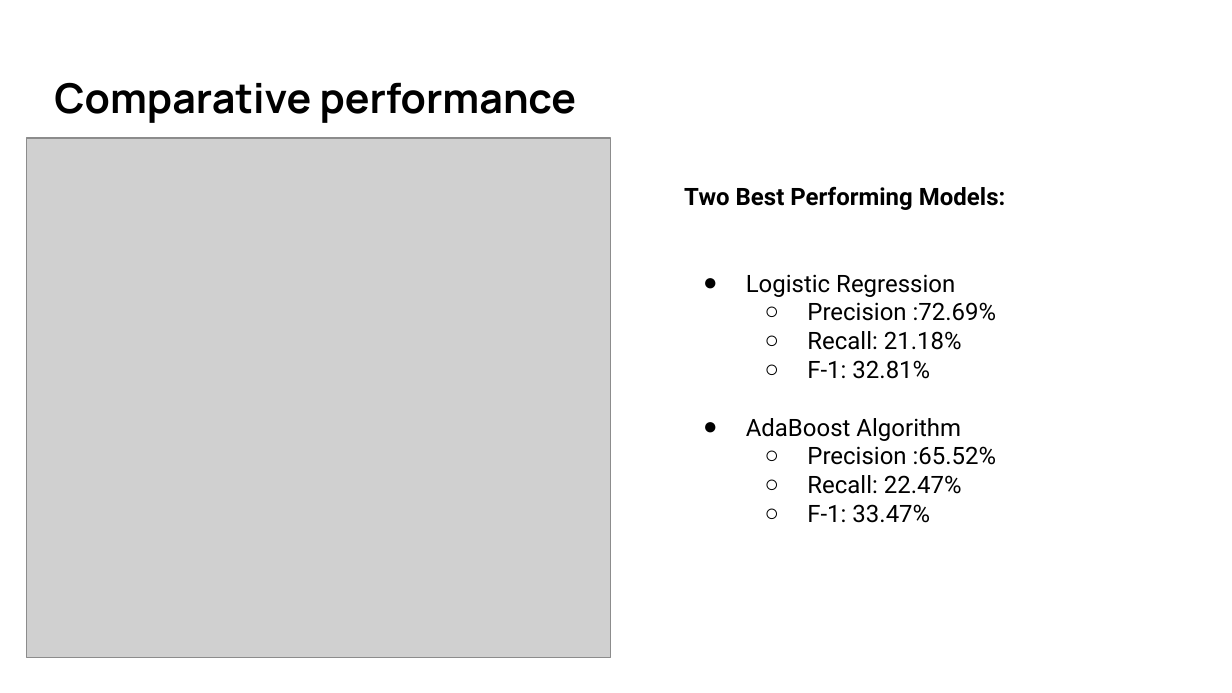
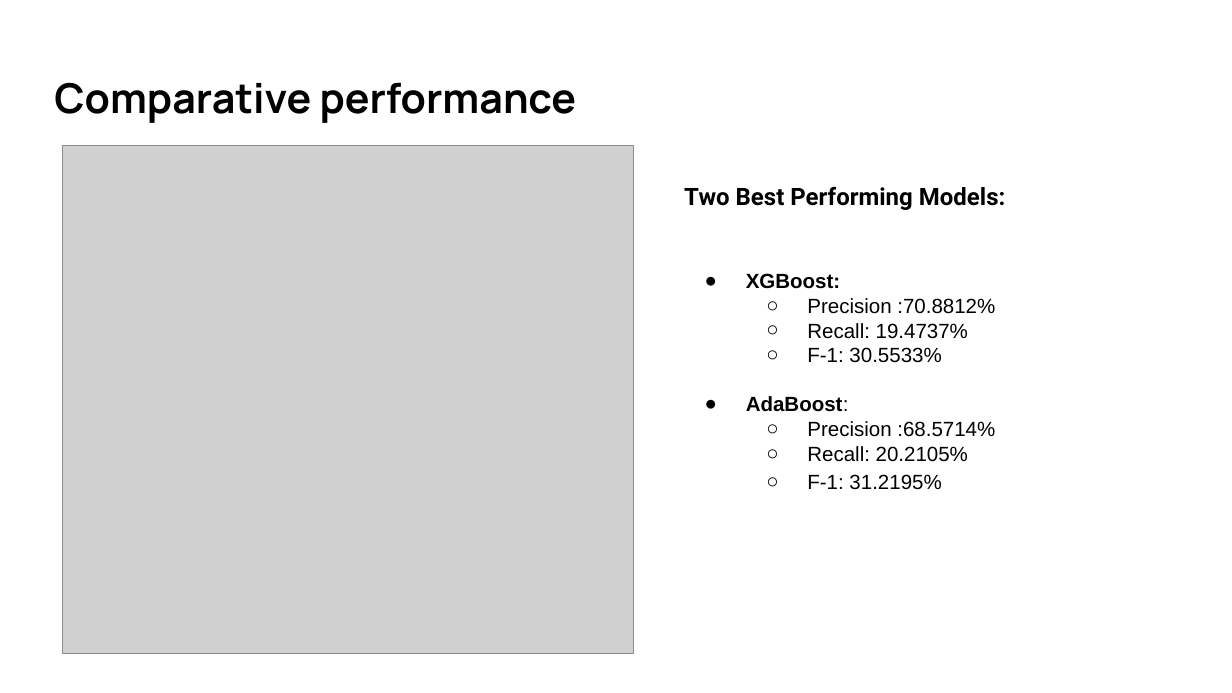
Before and after one commit to MissAle17/dsc-3-final-project-online-ds-sp-000, a slide deck: slide 5 of Bank Marketing Module 3.pptx. Drawn at 1232x693 pixels with LibreOffice and Linux fonts; fonts in the diff are those of the drawing; grey boxes stand for pictures. Boxes give left, top, right and bottom in pixels: in the first picture for what was removed or moved away, otherwise in the second. Text is boxed around its words. In the diff, an @@ line names an element or a change of style, - is before the commit and + after.

```diff
--- a/Bank Marketing Module 3.pptx
+++ b/Bank Marketing Module 3.pptx
@@ picture: place and size @@
-picture at bbox=[27, 138, 611, 658]
+picture at bbox=[63, 145, 634, 653]
@@ text at bbox=[746, 273, 995, 490]: text changed; size 14 to 12 pt; font Roboto to Arial @@
-● Logistic Regression
-  ○ Precision :72.69%
-  ○ Recall: 21.18%
-  ○ F-1: 32.81%
-● AdaBoost Algorithm
-  ○ Precision :65.52%
-  ○ Recall: 22.47%
-  ○ F-1: 33.47%
+● XGBoost:
+  ○ Precision :70.8812%
+  ○ Recall: 19.4737%
+  ○ F-1: 30.5533%
+● AdaBoost:
+  ○ Precision :68.5714%
+  ○ Recall: 20.2105%
+  ○ F-1: 31.2195%
```
Also in this commit, not shown: 2 other slides changed.
